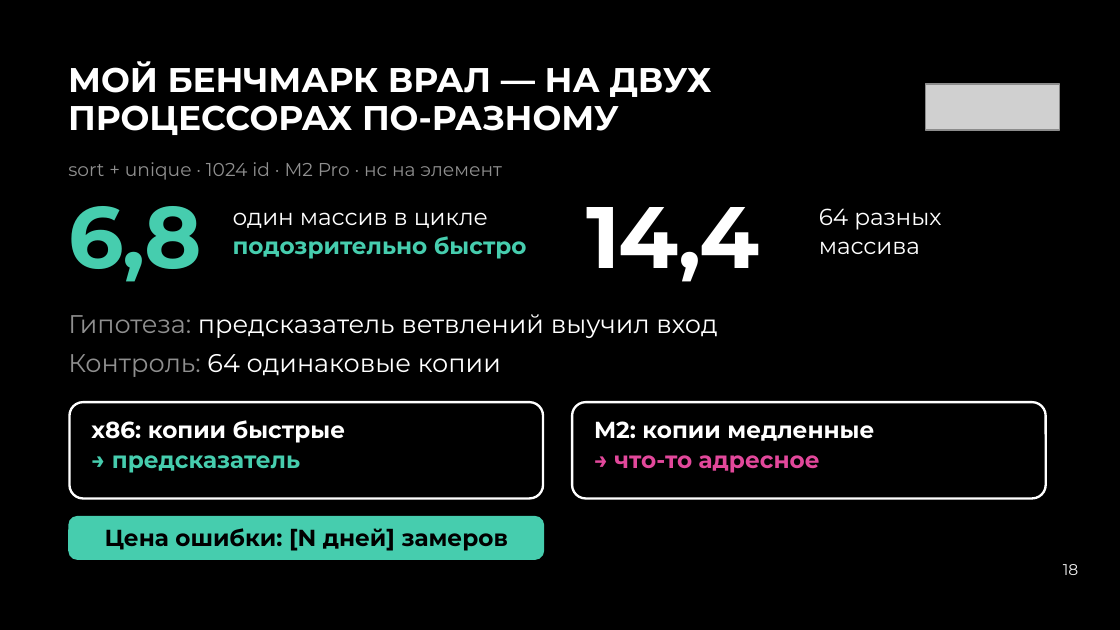
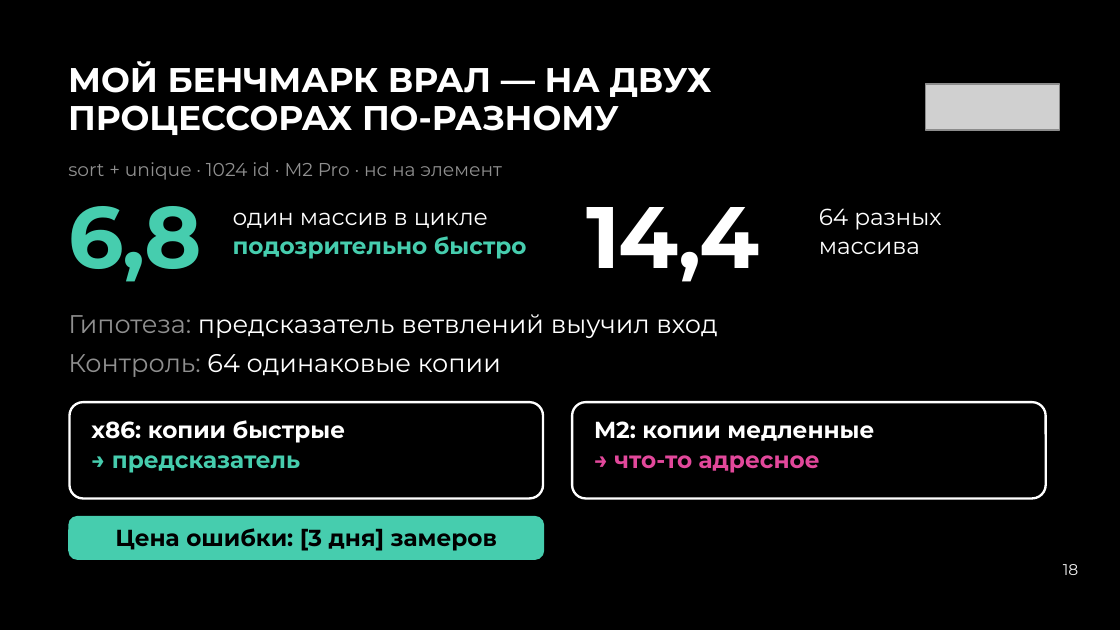
Before and after one commit to Neoron95/conference-hardfest-algorithms, a slide deck: slide 18 of prep/deck/hardfest2026_deck.pptx. Drawn at 1120x630 pixels with LibreOffice and Linux fonts; fonts in the diff are those of the drawing; grey boxes stand for pictures. Boxes give left, top, right and bottom in pixels: in the first picture for what was removed or moved away, otherwise in the second. Text is boxed around its words. In the diff, an @@ line names an element or a change of style, - is before the commit and + after.

```diff
--- a/prep/deck/hardfest2026_deck.pptx
+++ b/prep/deck/hardfest2026_deck.pptx
@@ text at [115,528,497,551]: text changed @@
-Цена ошибки: [N дней] замеров
+Цена ошибки: [3 дня] замеров
```
Also in this commit, not shown: 2 other slides changed, 3 other files.
